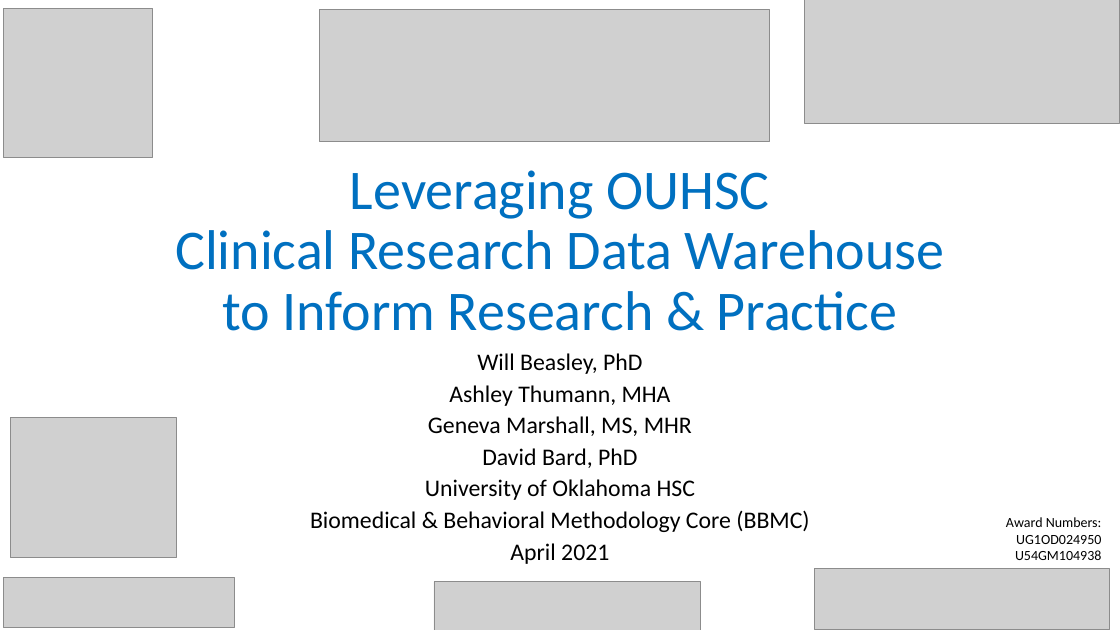
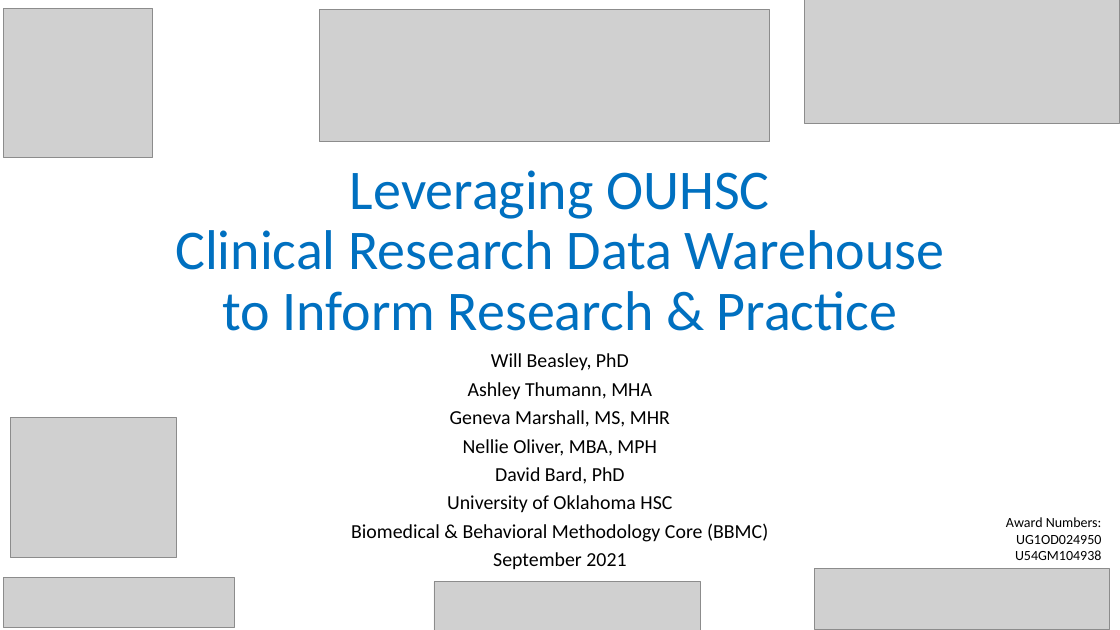
Before and after one commit to OuhscBbmc/prairie-outpost-public, a slide deck: slide 1 of publications/presentation-2021-09-pharmacy/crdw-2021-09.pptx. Drawn at 1120x630 pixels with LibreOffice and Linux fonts; fonts in the diff are those of the drawing; grey boxes stand for pictures; background and template pictures are left out. Boxes give left, top, right and bottom in pixels: in the first picture for what was removed or moved away, otherwise in the second. Text is boxed around its words. In the diff, an @@ line names an element or a change of style, - is before the commit and + after.

```diff
--- a/publications/presentation-2021-09-pharmacy/crdw-2021-09.pptx
+++ b/publications/presentation-2021-09-pharmacy/crdw-2021-09.pptx
@@ subtitle at (x1=351, y1=353, x2=768, y2=542): size 20.4 to 17.1 pt in "Will Beasley, PhD", "Ashley Thumann, MHA", "Geneva Marshall, MS, MHR", "David Bard, PhD" and 2 more places @@
@@ subtitle at (x1=463, y1=439, x2=657, y2=456): paragraph added @@
+Nellie Oliver, MBA, MPH
@@ subtitle at (x1=493, y1=552, x2=626, y2=570): text changed; size 20.4 to 17.1 pt @@
-April 2021
+September 2021
```
Also in this commit, not shown: 3 other slides changed.
